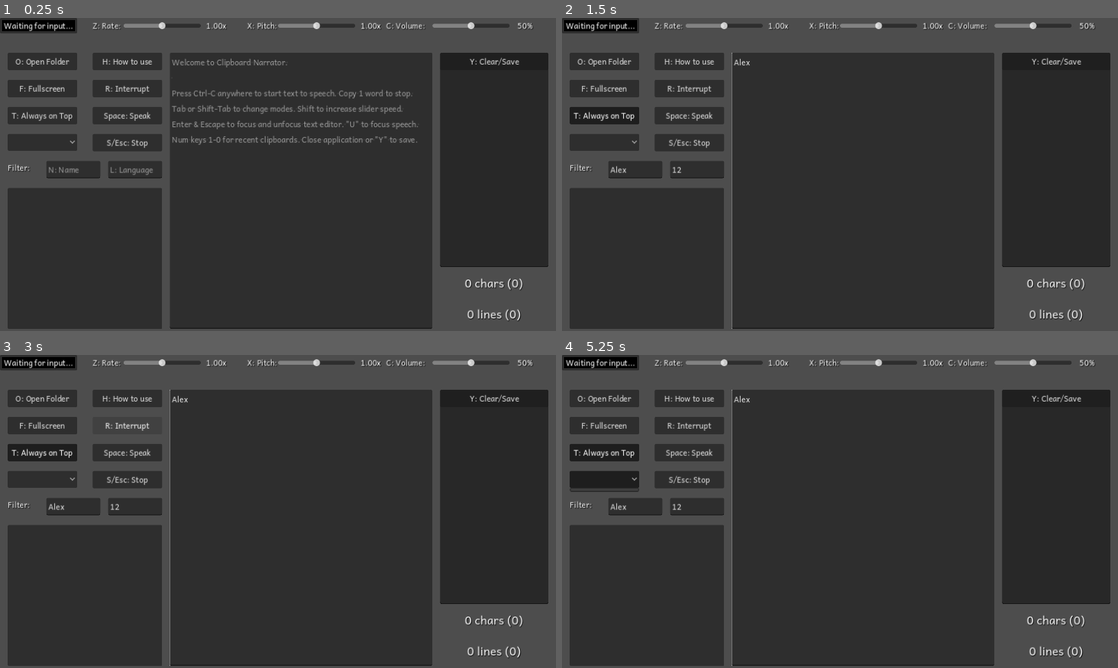
Above: before the commit, frames 1-4 (two rows, left to right).
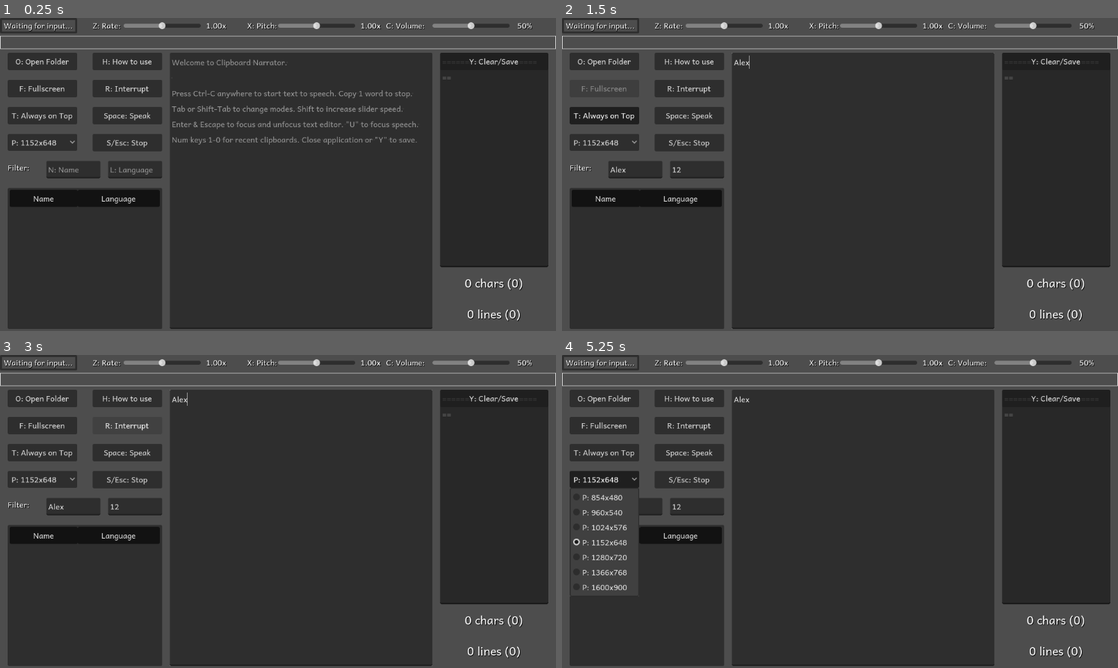
Above: after the commit, the same moments.

Repository: lesleyrs/clipboard-narrator
Game: Godot game, scene res://main.tscn
Same seed, same stepped clock (60 frames per second), same inputs: the game is played once before the commit and once after it.
Inputs (mouse positions are in pixels of both pictures, inside the frame that each line leads up to):
- Up to frame 1 (0.25 s): no input
- Up to frame 2 (1.5 s): click (634, 168) at 0.52 s; type "Alex" at 0.6 s; click (695, 168) at 0.75 s; type "12" at 0.83 s; click (862, 190) at 0.98 s; type "Alex" at 1.07 s; click "T: Always on Top" at 1.25 s
- Up to frame 3 (3 s): click "O: Open Folder" at 2 s; click "R: Interrupt" at 2.75 s
- Up to frame 4 (5.25 s): click "S/Esc: Stop" at 3.5 s; click "Space: Speak" at 4.25 s; click (606, 480) at 5 s

The runs differ from the first frame. In frame 1, 4.5% of the frame differs, in the area x 0-100%, y 0-100%; in frame 2, 3.7%; in frame 3, 3.7%; in frame 4, 3.8%.
Error before the commit: Parse Error: Identifier "integer_division" not declared in the current scope. (res://main.gd:286)

Commit message:
new beta update, causes loading to be strange?

Diff:
--- a/main.gd
+++ b/main.gd
@@ -283,7 +283,7 @@
 		$RichTextLabel.size.y = 616
 		$RichTextLabel.scroll_active = true
 
-@warning_ignore(integer_division)
+@warning_ignore("integer_division")
 func format_suffix():
 	var format_chars: String
 	var format_lines: String
@@ -395,22 +395,22 @@
 		$Label.text = "Waiting for input..."
 		$ButtonToggle.text = "Space: Speak"
 
-@warning_ignore(shadowed_variable)
+@warning_ignore("shadowed_variable")
 func _on_utterance_boundary(pos, id):
 	$RichTextLabel.text = "[bgcolor=yellow][color=black]" + ut_map[id].substr(0, pos) + "[/color][/bgcolor]" + ut_map[id].substr(pos, -1)
 
-@warning_ignore(shadowed_variable)
+@warning_ignore("shadowed_variable")
 func _on_utterance_start(id):
 	$Log.text += "utterance %d started\n" % [id]
 
-@warning_ignore(shadowed_variable)
+@warning_ignore("shadowed_variable")
 func _on_utterance_end(id):
 	$RichTextLabel.text = "[bgcolor=yellow][color=black]" + ut_map[id] + "[/color][/bgcolor]"
 	$Log.text += "utterance %d ended\n" % [id]
 	ut_map.erase(id)
 	DisplayServer.tts_resume()
 
-@warning_ignore(shadowed_variable)
+@warning_ignore("shadowed_variable")
 func _on_utterance_error(id):
 	$Log.text += "utterance %d canceled\n" % [id]
 	ut_map.erase(id)
--- a/project.godot
+++ b/project.godot
@@ -32,107 +32,107 @@
 
 tts_space={
 "deadzone": 0.5,
-"events": [Object(InputEventKey,"resource_local_to_scene":false,"resource_name":"","device":0,"window_id":0,"alt_pressed":false,"shift_pressed":false,"ctrl_pressed":false,"meta_pressed":false,"pressed":false,"keycode":32,"physical_keycode":0,"unicode":0,"echo":false,"script":null)
+"events": [Object(InputEventKey,"resource_local_to_scene":false,"resource_name":"","device":0,"window_id":0,"alt_pressed":false,"shift_pressed":false,"ctrl_pressed":false,"meta_pressed":false,"pressed":false,"keycode":32,"physical_keycode":0,"key_label":0,"unicode":0,"echo":false,"script":null)
 ]
 }
 tts_enter={
 "deadzone": 0.5,
-"events": [Object(InputEventKey,"resource_local_to_scene":false,"resource_name":"","device":0,"window_id":0,"alt_pressed":false,"shift_pressed":false,"ctrl_pressed":false,"meta_pressed":false,"pressed":false,"keycode":4194309,"physical_keycode":0,"unicode":0,"echo":false,"script":null)
+"events": [Object(InputEventKey,"resource_local_to_scene":false,"resource_name":"","device":0,"window_id":0,"alt_pressed":false,"shift_pressed":false,"ctrl_pressed":false,"meta_pressed":false,"pressed":false,"keycode":4194309,"physical_keycode":0,"key_label":0,"unicode":0,"echo":false,"script":null)
 ]
 }
 tts_escape={
 "deadzone": 0.5,
-"events": [Object(InputEventKey,"resource_local_to_scene":false,"resource_name":"","device":0,"window_id":0,"alt_pressed":false,"shift_pressed":false,"ctrl_pressed":false,"meta_pressed":false,"pressed":false,"keycode":4194305,"physical_keycode":0,"unicode":0,"echo":false,"script":null)
+"events": [Object(InputEventKey,"resource_local_to_scene":false,"resource_name":"","device":0,"window_id":0,"alt_pressed":false,"shift_pressed":false,"ctrl_pressed":false,"meta_pressed":false,"pressed":false,"keycode":4194305,"physical_keycode":0,"key_label":0,"unicode":0,"echo":false,"script":null)
 ]
 }
 tts_shift={
 "deadzone": 0.5,
-"events": [Object(InputEventKey,"resource_local_to_scene":false,"resource_name":"","device":0,"window_id":0,"alt_pressed":false,"shift_pressed":false,"ctrl_pressed":false,"meta_pressed":false,"pressed":false,"keycode":4194325,"physical_keycode":0,"unicode":0,"echo":false,"script":null)
+"events": [Object(InputEventKey,"resource_local_to_scene":false,"resource_name":"","device":0,"window_id":0,"alt_pressed":false,"shift_pressed":false,"ctrl_pressed":false,"meta_pressed":false,"pressed":false,"keycode":4194325,"physical_keycode":0,"key_label":0,"unicode":0,"echo":false,"script":null)
 ]
 }
 tts_tab={
 "deadzone": 0.5,
-"events": [Object(InputEventKey,"resource_local_to_scene":false,"resource_name":"","device":0,"window_id":0,"alt_pressed":false,"shift_pressed":false,"ctrl_pressed":false,"meta_pressed":false,"pressed":false,"keycode":4194306,"physical_keycode":0,"unicode":0,"echo":false,"script":null)
+"events": [Object(InputEventKey,"resource_local_to_scene":false,"resource_name":"","device":0,"window_id":0,"alt_pressed":false,"shift_pressed":false,"ctrl_pressed":false,"meta_pressed":false,"pressed":false,"keycode":4194306,"physical_keycode":0,"key_label":0,"unicode":0,"echo":false,"script":null)
 ]
 }
 tts_shift_tab={
 "deadzone": 0.5,
-"events": [Object(InputEventKey,"resource_local_to_scene":false,"resource_name":"","device":0,"window_id":0,"alt_pressed":false,"shift_pressed":true,"ctrl_pressed":false,"meta_pressed":false,"pressed":false,"keycode":4194306,"physical_keycode":0,"unicode":0,"echo":false,"script":null)
+"events": [Object(InputEventKey,"resource_local_to_scene":false,"resource_name":"","device":0,"window_id":0,"alt_pressed":false,"shift_pressed":true,"ctrl_pressed":false,"meta_pressed":false,"pressed":false,"keycode":4194306,"physical_keycode":0,"key_label":0,"unicode":0,"echo":false,"script":null)
 ]
 }
 tts_z={
 "deadzone": 0.5,
-"events": [Object(InputEventKey,"resource_local_to_scene":false,"resource_name":"","device":0,"window_id":0,"alt_pressed":false,"shift_pressed":false,"ctrl_pressed":false,"meta_pressed":false,"pressed":false,"keycode":90,"physical_keycode":0,"unicode":0,"echo":false,"script":null)
+"events": [Object(InputEventKey,"resource_local_to_scene":false,"resource_name":"","device":0,"window_id":0,"alt_pressed":false,"shift_pressed":false,"ctrl_pressed":false,"meta_pressed":false,"pressed":false,"keycode":90,"physical_keycode":0,"key_label":0,"unicode":0,"echo":false,"script":null)
 ]
 }
 tts_x={
 "deadzone": 0.5,
-"events": [Object(InputEventKey,"resource_local_to_scene":false,"resource_name":"","device":0,"window_id":0,"alt_pressed":false,"shift_pressed":false,"ctrl_pressed":false,"meta_pressed":false,"pressed":false,"keycode":88,"physical_keycode":0,"unicode":0,"echo":false,"script":null)
+"events": [Object(InputEventKey,"resource_local_to_scene":false,"resource_name":"","device":0,"window_id":0,"alt_pressed":false,"shift_pressed":false,"ctrl_pressed":false,"meta_pressed":false,"pressed":false,"keycode":88,"physical_keycode":0,"key_label":0,"unicode":0,"echo":false,"script":null)
 ]
 }
 tts_c={
 "deadzone": 0.5,
-"events": [Object(InputEventKey,"resource_local_to_scene":false,"resource_name":"","device":0,"window_id":0,"alt_pressed":false,"shift_pressed":false,"ctrl_pressed":false,"meta_pressed":false,"pressed":false,"keycode":67,"physical_keycode":0,"unicode":0,"echo":false,"script":null)
+"events": [Object(InputEventKey,"resource_local_to_scene":false,"resource_name":"","device":0,"window_id":0,"alt_pressed":false,"shift_pressed":false,"ctrl_pressed":false,"meta_pressed":false,"pressed":false,"keycode":67,"physical_keycode":0,"key_label":0,"unicode":0,"echo":false,"script":null)
 ]
 }
 tts_h={
 "deadzone": 0.5,
-"events": [Object(InputEventKey,"resource_local_to_scene":false,"resource_name":"","device":0,"window_id":0,"alt_pressed":false,"shift_pressed":false,"ctrl_pressed":false,"meta_pressed":false,"pressed":false,"keycode":72,"physical_keycode":0,"unicode":0,"echo":false,"script":null)
+"events": [Object(InputEventKey,"resource_local_to_scene":false,"resource_name":"","device":0,"window_id":0,"alt_pressed":false,"shift_pressed":false,"ctrl_pressed":false,"meta_pressed":false,"pressed":false,"keycode":72,"physical_keycode":0,"key_label":0,"unicode":0,"echo":false,"script":null)
 ]
 }
 tts_r={
 "deadzone": 0.5,
-"events": [Object(InputEventKey,"resource_local_to_scene":false,"resource_name":"","device":0,"window_id":0,"alt_pressed":false,"shift_pressed":false,"ctrl_pressed":false,"meta_pressed":false,"pressed":false,"keycode":82,"physical_keycode":0,"unicode":0,"echo":false,"script":null)
+"events": [Object(InputEventKey,"resource_local_to_scene":false,"resource_name":"","device":0,"window_id":0,"alt_pressed":false,"shift_pressed":false,"ctrl_pressed":false,"meta_pressed":false,"pressed":false,"keycode":82,"physical_keycode":0,"key_label":0,"unicode":0,"echo":false,"script":null)
 ]
 }
 tts_s={
 "deadzone": 0.5,
-"events": [Object(InputEventKey,"resource_local_to_scene":false,"resource_name":"","device":0,"window_id":0,"alt_pressed":false,"shift_pressed":false,"ctrl_pressed":false,"meta_pressed":false,"pressed":false,"keycode":83,"physical_keycode":0,"unicode":0,"echo":false,"script":null)
+"events": [Object(InputEventKey,"resource_local_to_scene":false,"resource_name":"","device":0,"window_id":0,"alt_pressed":false,"shift_pressed":false,"ctrl_pressed":false,"meta_pressed":false,"pressed":false,"keycode":83,"physical_keycode":0,"key_label":0,"unicode":0,"echo":false,"script":null)
 ]
 }
 tts_i={
 "deadzone": 0.5,
-"events": [Object(InputEventKey,"resource_local_to_scene":false,"resource_name":"","device":0,"window_id":0,"alt_pressed":false,"shift_pressed":false,"ctrl_pressed":false,"meta_pressed":false,"pressed":false,"keycode":73,"physical_keycode":0,"unicode":0,"echo":false,"script":null)
+"events": [Object(InputEventKey,"resource_local_to_scene":false,"resource_name":"","device":0,"window_id":0,"alt_pressed":false,"shift_pressed":false,"ctrl_pressed":false,"meta_pressed":false,"pressed":false,"keycode":73,"physical_keycode":0,"key_label":0,"unicode":0,"echo":false,"script":null)
 ]
 }
 tts_n={
 "deadzone": 0.5,
-"events": [Object(InputEventKey,"resource_local_to_scene":false,"resource_name":"","device":0,"window_id":0,"alt_pressed":false,"shift_pressed":false,"ctrl_pressed":false,"meta_pressed":false,"pressed":false,"keycode":78,"physical_keycode":0,"unicode":0,"echo":false,"script":null)
+"events": [Object(InputEventKey,"resource_local_to_scene":false,"resource_name":"","device":0,"window_id":0,"alt_pressed":false,"shift_pressed":false,"ctrl_pressed":false,"meta_pressed":false,"pressed":false,"keycode":78,"physical_keycode":0,"key_label":0,"unicode":0,"echo":false,"script":null)
 ]
 }
 tts_l={
 "deadzone": 0.5,
-"events": [Object(InputEventKey,"resource_local_to_scene":false,"resource_name":"","device":0,"window_id":0,"alt_pressed":false,"shift_pressed":false,"ctrl_pressed":false,"meta_pressed":false,"pressed":false,"keycode":76,"physical_keycode":0,"unicode":0,"echo":false,"script":null)
+"events": [Object(InputEventKey,"resource_local_to_scene":false,"resource_name":"","device":0,"window_id":0,"alt_pressed":false,"shift_pressed":false,"ctrl_pressed":false,"meta_pressed":false,"pressed":false,"keycode":76,"physical_keycode":0,"key_label":0,"unicode":0,"echo":false,"script":null)
 ]
 }
 tts_f={
 "deadzone": 0.5,
-"events": [Object(InputEventKey,"resource_local_to_scene":false,"resource_name":"","device":0,"window_id":0,"alt_pressed":false,"shift_pressed":false,"ctrl_pressed":false,"meta_pressed":false,"pressed":false,"keycode":70,"physical_keycode":0,"unicode":0,"echo":false,"script":null)
+"events": [Object(InputEventKey,"resource_local_to_scene":false,"resource_name":"","device":0,"window_id":0,"alt_pressed":false,"shift_pressed":false,"ctrl_pressed":false,"meta_pressed":false,"pressed":false,"keycode":70,"physical_keycode":0,"key_label":0,"unicode":0,"echo":false,"script":null)
 ]
 }
 tts_u={
 "deadzone": 0.5,
-"events": [Object(InputEventKey,"resource_local_to_scene":false,"resource_name":"","device":0,"window_id":0,"alt_pressed":false,"shift_pressed":false,"ctrl_pressed":false,"meta_pressed":false,"pressed":false,"keycode":85,"physical_keycode":0,"unicode":0,"echo":false,"script":null)
+"events": [Object(InputEventKey,"resource_local_to_scene":false,"resource_name":"","device":0,"window_id":0,"alt_pressed":false,"shift_pressed":false,"ctrl_pressed":false,"meta_pressed":false,"pressed":false,"keycode":85,"physical_keycode":0,"key_label":0,"unicode":0,"echo":false,"script":null)
 ]
 }
 tts_t={
 "deadzone": 0.5,
-"events": [Object(InputEventKey,"resource_local_to_scene":false,"resource_name":"","device":0,"window_id":0,"alt_pressed":false,"shift_pressed":false,"ctrl_pressed":false,"meta_pressed":false,"pressed":false,"keycode":84,"physical_keycode":0,"unicode":0,"echo":false,"script":null)
+"events": [Object(InputEventKey,"resource_local_to_scene":false,"resource_name":"","device":0,"window_id":0,"alt_pressed":false,"shift_pressed":false,"ctrl_pressed":false,"meta_pressed":false,"pressed":false,"keycode":84,"physical_keycode":0,"key_label":0,"unicode":0,"echo":false,"script":null)
 ]
 }
 tts_p={
 "deadzone": 0.5,
-"events": [Object(InputEventKey,"resource_local_to_scene":false,"resource_name":"","device":0,"window_id":0,"alt_pressed":false,"shift_pressed":false,"ctrl_pressed":false,"meta_pressed":false,"pressed":false,"keycode":80,"physical_keycode":0,"unicode":0,"echo":false,"script":null)
+"events": [Object(InputEventKey,"resource_local_to_scene":false,"resource_name":"","device":0,"window_id":0,"alt_pressed":false,"shift_pressed":false,"ctrl_pressed":false,"meta_pressed":false,"pressed":false,"keycode":80,"physical_keycode":0,"key_label":0,"unicode":0,"echo":false,"script":null)
 ]
 }
 tts_o={
 "deadzone": 0.5,
-"events": [Object(InputEventKey,"resource_local_to_scene":false,"resource_name":"","device":0,"window_id":0,"alt_pressed":false,"shift_pressed":false,"ctrl_pressed":false,"meta_pressed":false,"pressed":false,"keycode":79,"physical_keycode":0,"unicode":0,"echo":false,"script":null)
+"events": [Object(InputEventKey,"resource_local_to_scene":false,"resource_name":"","device":0,"window_id":0,"alt_pressed":false,"shift_pressed":false,"ctrl_pressed":false,"meta_pressed":false,"pressed":false,"keycode":79,"physical_keycode":0,"key_label":0,"unicode":0,"echo":false,"script":null)
 ]
 }
 tts_y={
 "deadzone": 0.5,
-"events": [Object(InputEventKey,"resource_local_to_scene":false,"resource_name":"","device":0,"window_id":0,"alt_pressed":false,"shift_pressed":false,"ctrl_pressed":false,"meta_pressed":false,"pressed":false,"keycode":89,"physical_keycode":0,"unicode":0,"echo":false,"script":null)
+"events": [Object(InputEventKey,"resource_local_to_scene":false,"resource_name":"","device":0,"window_id":0,"alt_pressed":false,"shift_pressed":false,"ctrl_pressed":false,"meta_pressed":false,"pressed":false,"keycode":89,"physical_keycode":0,"key_label":0,"unicode":0,"echo":false,"script":null)
 ]
 }
 
